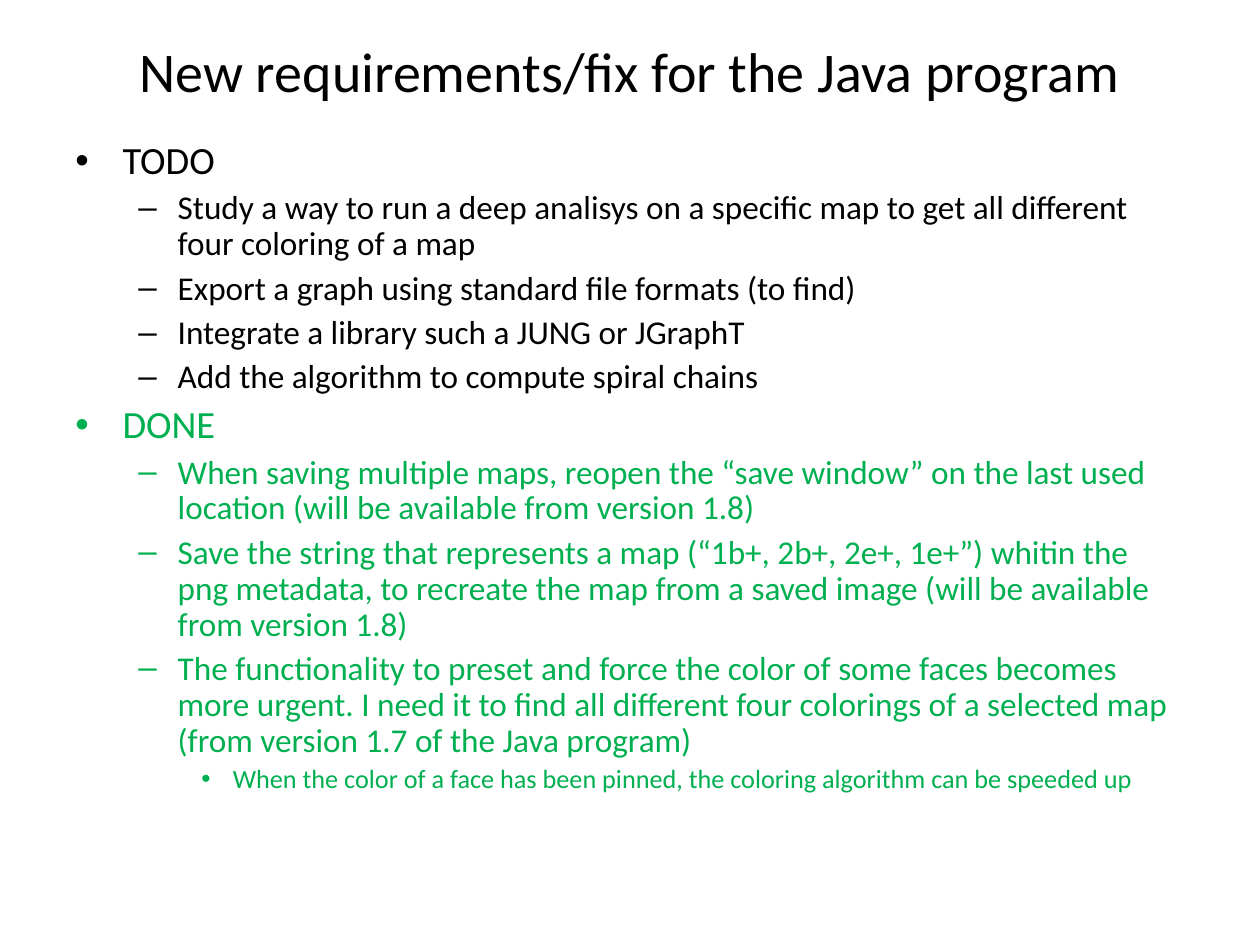
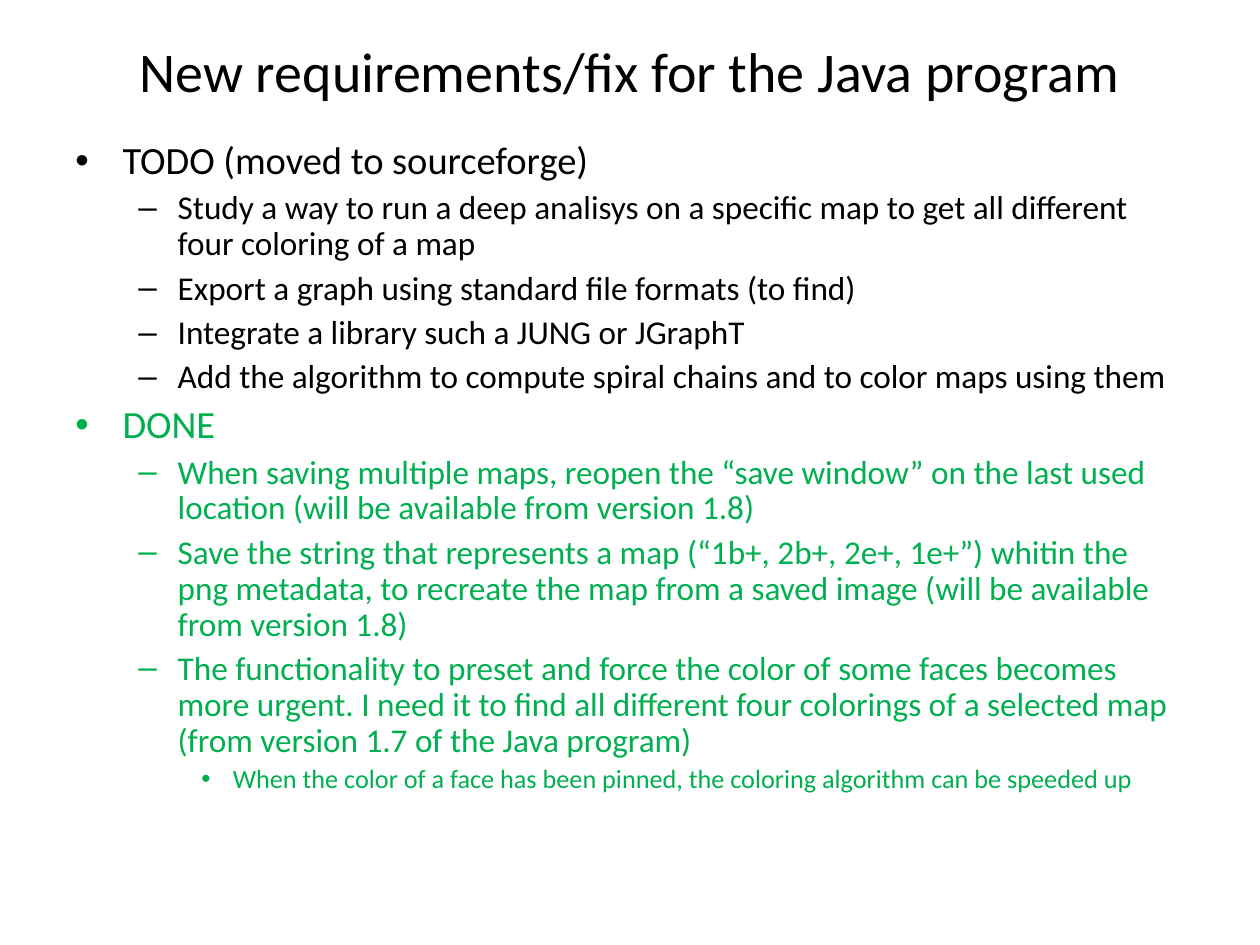
Before and after one commit to stefanutti/maps-coloring-java, a slide deck: slide 4 of ct/ct-docs/cahit-spiral-chains/spiral-chains.ppt. Drawn at 1260x945 pixels with LibreOffice and Linux fonts; fonts in the diff are those of the drawing. Boxes give left, top, right and bottom in pixels: in the first picture for what was removed or moved away, otherwise in the second. Text is boxed around its words. In the diff, an @@ line names an element or a change of style, - is before the commit and + after.

```diff
--- a/ct/ct-docs/cahit-spiral-chains/spiral-chains.ppt
+++ b/ct/ct-docs/cahit-spiral-chains/spiral-chains.ppt
@@ text at <box>123,146,588,181</box>: text changed @@
-• TODO
+• TODO (moved to sourceforge)
@@ text at <box>178,365,1166,394</box>: text changed @@
-  – Add the algorithm to compute spiral chains
+  – Add the algorithm to compute spiral chains and to color maps using them
```
Also in this commit, not shown: 4 other slides changed, 9 slides added, 12 slides removed, 52 other files.
